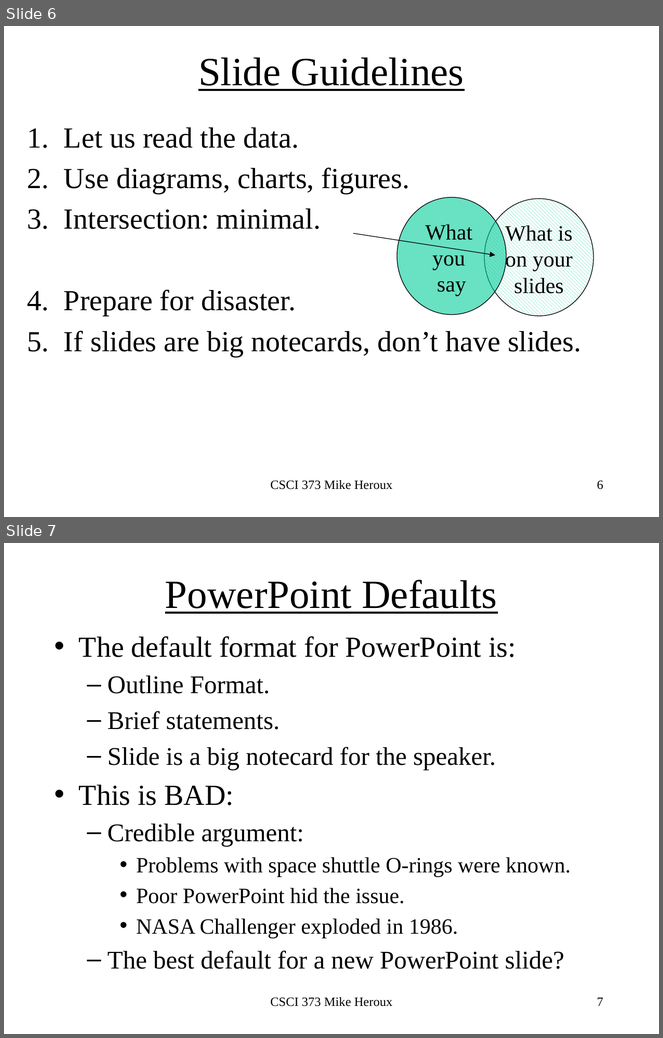
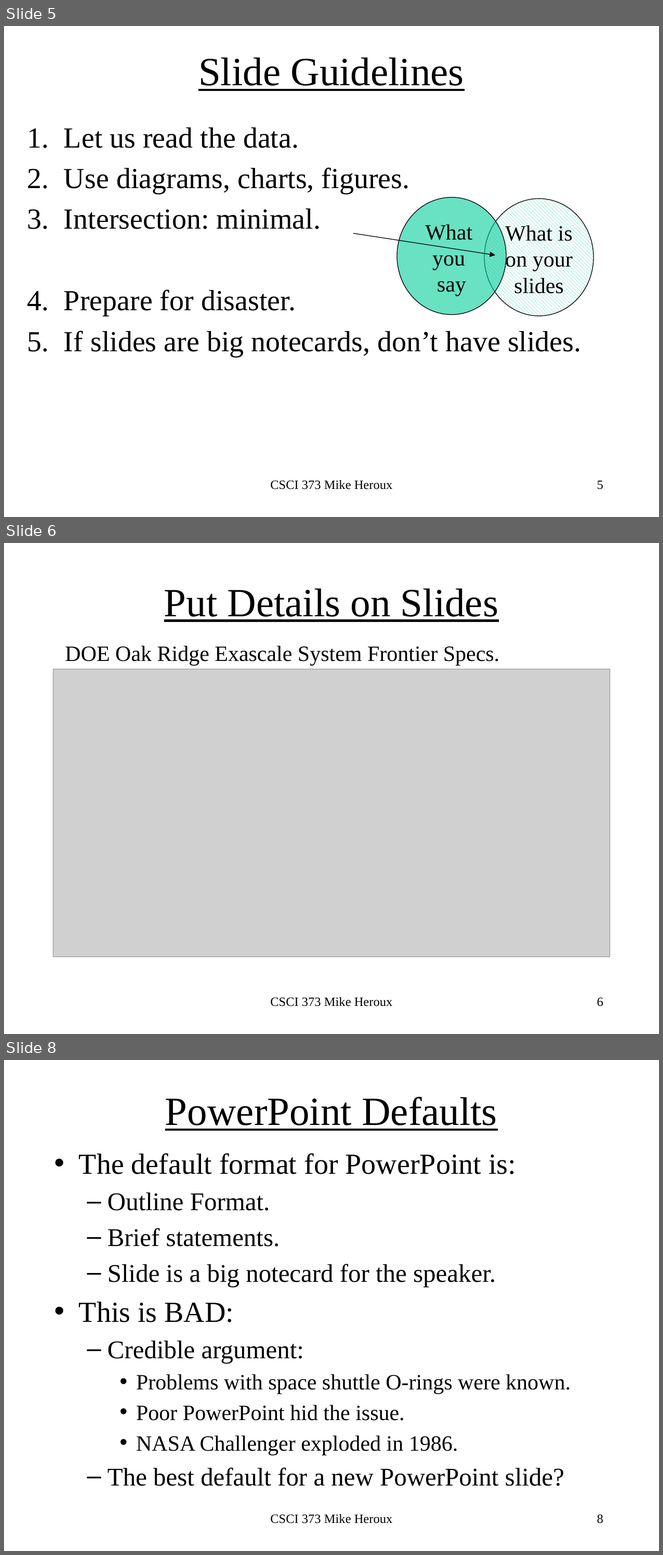
Before and after one commit to maherou/old.maherou.github.io, a slide deck: files/CS373/TechWritingSpeaking2.0.pptx. Shown one above the other, each under a label of ours: slides 6 and 7 before the commit, slides 5, 6 and 8 after it; the slides between them are not shown. The pictures are 663x1038 and 663x1555 pixels, drawn with LibreOffice and Linux fonts; fonts in the diff are those of the drawing; grey boxes stand for pictures. Boxes give left, top, right and bottom in pixels: in the first picture for what was removed or moved away, otherwise in the second. Text is boxed around its words. In the diff, an @@ line names an element or a change of style, - is before the commit and + after.

```diff
--- a/files/CS373/TechWritingSpeaking2.0.pptx
+++ b/files/CS373/TechWritingSpeaking2.0.pptx
@@ slide 6 added at <box>4,543,659,1034</box>, background #FFFFFF @@
@@ title added at <box>164,588,499,622</box>, 44 pt, text #000000, underline @@
+Put Details on Slides
@@ text added at <box>65,646,500,666</box>, 24 pt, text #000000 @@
+DOE Oak Ridge Exascale System Frontier Specs.
@@ picture added at <box>53,669,610,958</box> @@
@@ text added at <box>270,997,393,1007</box>, 14 pt, text #000000 @@
+CSCI 373 Mike Heroux
@@ page number added at <box>597,997,604,1007</box>, 14 pt, text #000000 @@
+6
@@ what was slide 6 is now slide 5 @@
@@ page number at <box>597,481,604,490</box>: text changed @@
-6
+5
@@ what was slide 7 is now slide 8 @@
@@ page number at <box>597,1514,604,1524</box>: text changed @@
-7
+8
```
Also in this commit, not shown: 1 slide changed, 1 other slide added, 1 slide removed, 1 other file.
